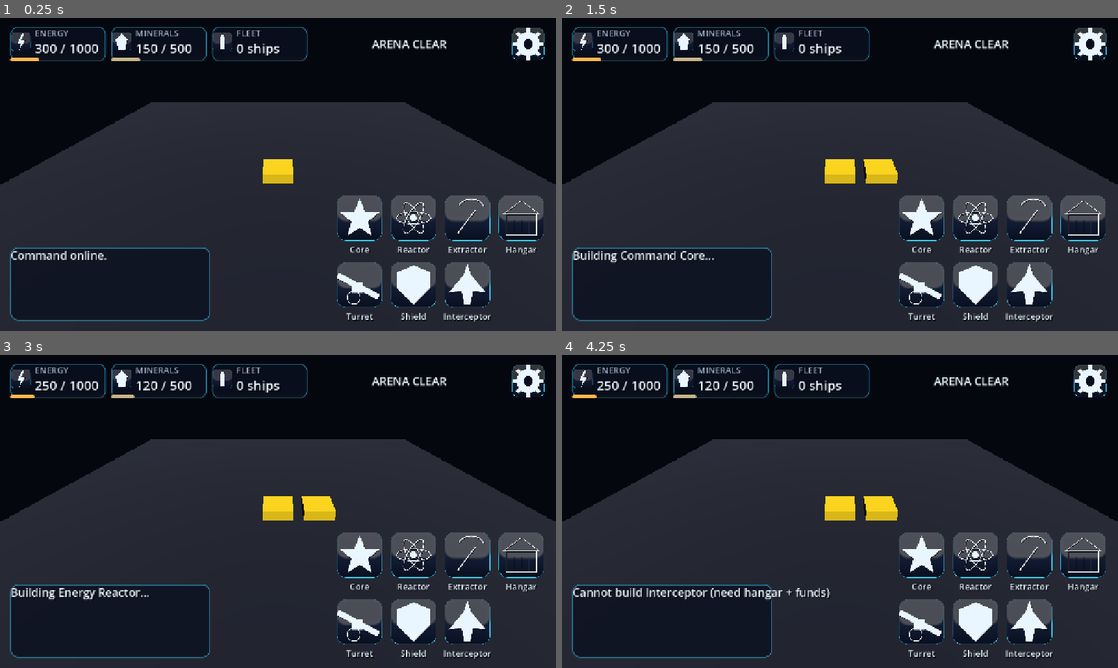
Above: before the commit, frames 1-4 (two rows, left to right).
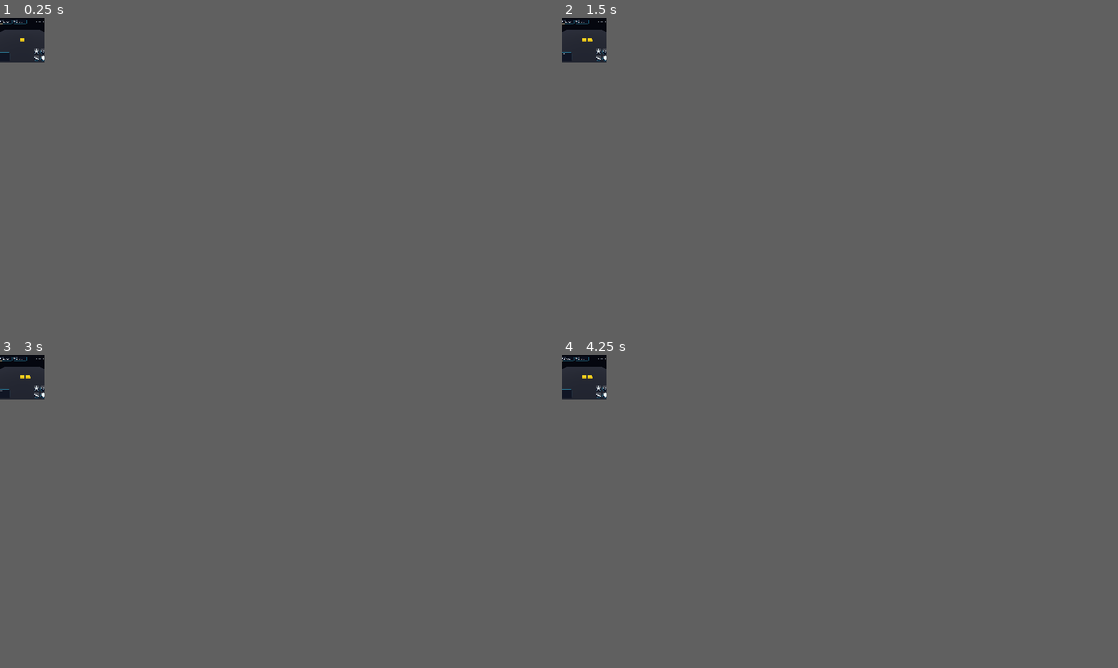
Above: after the commit, the same moments.

Repository: xam-eth/Last-Space
Game: Godot game, scene res://scenes/main.tscn
Two runs of this game, one before a commit and one after it. Both use one fixed random seed, a clock stepped at 60 frames per second and the inputs below.
Inputs (mouse positions are in pixels of both pictures, inside the frame that each line leads up to):
- Up to frame 1 (0.25 s): no input
- Up to frame 2 (1.5 s): click (1017, 249) at 0.52 s; click (923, 218) at 1.27 s
- Up to frame 3 (3 s): click (544, 586) at 2.02 s; click (411, 555) at 2.77 s
- Up to frame 4 (4.25 s): click (1017, 636) at 3.52 s
In our replay, the window is 800x450 before the commit and 64x64 after it. These sizes can differ from the game's own. Grey fills any space a smaller window leaves; there, only what the larger window draws over its background counts as a difference.

The runs differ from the first frame. In frame 1, 60% of the frame differs, in the area x 0-100%, y 0-100%; in frame 2, 60%; in frame 3, 60%; in frame 4, 60%.

Commit message:
fix(ui): mobile-first Android — viewport adaptif full screen, komponen design system dalam dp (48dp), loading screen landscape
Feedback ke-3 (berbasis riset standar Android, bukan asumsi — sitasi UI_UX_DESIGN.md §7 [13]-[18]):
- Resolusi: root viewport ADAPTIF (project.godot viewport_width/height=0 → viewport = window, full screen tanpa letterbox; VERIFIED dari source Godot 4.7.2 window.cpp:1328). Design canvas HUD tetap 1280×720 = 640×360dp @2x (screen referensi Android 360×640dp landscape 16:9); HUD di-scale uniform match-height (hud.gd _apply_design_frame, re-apply saat resize).
- Komponen (1px = 0,5dp): touch target aksi 96px = 48dp (Material min/optimal, sebelumnya 112px/56dp terlalu besar), GRID_GAP 16px = 8dp, chip 220×72 (36dp), info 420×140, toast 560×56, font 18–28px. Action grid ikon-only (label meng-inflate cell → dibuang; nama+biaya di tooltip). Komposisi grid 29% tinggi canvas (sebelumnya 41%).
- Loading screen: komposisi LANDSCAPE (bottom bar horizontal — brand kiri, progress kanan + persen); index.html + debug.html + style.css + loading.js; bg 5 JPG 1376×768 (16:9, PIL-verified).

Verifikasi: gate run_game_check.sh all → 4 suite PASS exit 0 (tests 190/0, e2e 36/0, game PASS, asset 11/0); HUD:LAYOUT @1280×720 (scale 1.000, cells 7/7 96×96) & @896×414 (viewport[896x414] scale[0.575] — full screen tanpa letterbox); loading landscape visual-verified; debug.html 56/56 PASS.

Co-authored-by: arena-agent <297053741+arena-agent@users.noreply.github.com>

Diff:
--- a/game/project.godot
+++ b/game/project.godot
@@ -10,12 +10,16 @@
 
 [display]
 
-; 16:9 full landscape MOBILE-FIRST (UI_UX_DESIGN.md §6): viewport 1280x720 —
-; design resolution mobile (teks/ikon terbaca jelas di ponsel; di 1920x1080
-; semua terlalu kecil secara fisik). Stretch canvas_items dengan aspect
-; "keep" -> selalu 16:9 full screen, letterbox di warna clear (dark space).
-window/size/viewport_width=1280
-window/size/viewport_height=720
+; Full landscape MOBILE-FIRST ANDROID (UI_UX_DESIGN.md §6, riset berbasis standar):
+; root viewport ADAPTIF = ukuran window aktual (viewport_width/height=0 ->
+; viewport = window, full screen TANPA letterbox; diverifikasi dari source Godot
+; 4.7.2 scene/main/window.cpp:1328 — content_scale_size 0 => final_size = size).
+; Resolusi DESAIN tetap 1280x720 (= 640x360dp @2x = screen referensi Android
+; 360x640dp landscape 16:9) — dipakai sebagai design canvas HUD (hud.gd scale
+; uniform match-height); kamera 3D mengikuti aspek window (lebih lebar = lebih
+; banyak arena terlihat, UI tetap di posisi desain yang sama secara fisik).
+window/size/viewport_width=0
+window/size/viewport_height=0
 window/stretch/mode="canvas_items"
 window/stretch/aspect="keep"
 
--- a/game/scripts/ui/hud.gd
+++ b/game/scripts/ui/hud.gd
@@ -1,11 +1,17 @@
 extends Control
-## HUD — head-up display mobile-first landscape 16:9 (UI_UX_DESIGN.md §2–§4).
+## HUD — head-up display mobile-first landscape ANDROID (UI_UX_DESIGN.md §2–§6).
 ## Semua komponen adalah OVERLAY di atas gameplay arena (center arena bersih).
 ##
-## Layout zone (kanvas 1280×720 — design resolution mobile-first 16:9,
-## semua ukuran konsisten — design tokens UI_UX_DESIGN.md §3):
+## Root viewport game ADAPTIF (project.godot viewport_width/height=0 → viewport
+## = window, full screen tanpa letterbox). HUD ini = DESIGN FRAME 1280×720
+## (= 640×360dp @2x = screen referensi Android 360×640dp landscape 16:9) yang
+## di-scale uniform (match height) ke window aktual — ukuran fisik komponen
+## sama di semua device. 1 design px = 0,5dp; semua token di bawah dalam dp
+## (standar Android/Material: touch target 48dp, grid 8dp — UI_UX_DESIGN.md §6).
+##
+## Layout zone (design canvas 1280×720, token UI_UX_DESIGN.md §3):
 ##   ┌──────────────────────────────────────────────────────┐
-##   │ TOP BAR: [Energy][Minerals][Fleet] | wave | menu(☰)  │  h=128, margin 32
+##   │ TOP BAR: [Energy][Minerals][Fleet] | wave | menu(☰)  │  h=96, margin 24
 ##   │------------------------------------------------------│
 ##   │                GAMEPLAY ARENA (center, clear)         │
 ##   │  [INFO PANEL]                          ┌──────────┐  │  bottom-left info
@@ -15,19 +21,23 @@
 ##   [TOAST: battle result / territory — top-center, auto-hide 5s]
 ##
 ## Aturan: UI read-only (nilai dari sistem, DATA_CONTRACTS.md §1); tombol
-## memanggil API sistem yang sama dengan gameplay. Touch target ≥ 112px
-## (mobile-first, lihat UI_UX_DESIGN.md §3 design tokens).
-
-# ---- design tokens (UI_UX_DESIGN.md §3, kanvas 1280×720 mobile-first) ----
-const MARGIN := 24          ## safe edge margin dalam canvas 16:9
-const TOP_BAR_H := 96       ## tinggi top bar
-const CHIP_W := 220         ## lebar resource chip
-const CHIP_H := 80          ## tinggi resource chip
-const BTN := 112            ## ukuran tombol aksi (touch target mobile: ~11mm ≈ 84pt)
-const GRID_GAP := 12        ## gap grid aksi
+## memanggil API sistem yang sama dengan gameplay. Touch target = 48dp (96px)
+## — minimum/optimal Material (UI_UX_DESIGN.md §6).
+
+# ---- design frame (UI_UX_DESIGN.md §6: 1280×720 = 640×360dp @2x) ----
+const DESIGN_W := 1280       ## lebar design canvas (px) = 640dp
+const DESIGN_H := 720       ## tinggi design canvas (px) = 360dp
+
+# ---- design tokens (UI_UX_DESIGN.md §3, dalam dp; px = dp × 2) ----
+const MARGIN := 24          ## safe edge margin (12dp)
+const TOP_BAR_H := 96       ## tinggi top bar (48dp)
+const CHIP_W := 220         ## lebar resource chip (110dp)
+const CHIP_H := 72          ## tinggi resource chip (36dp — Material chip 32–40dp)
+const BTN := 96             ## tombol aksi (48dp — touch target minimum/optimal)
+const GRID_GAP := 16        ## gap grid aksi (8dp — Material 8pt grid)
 const GRID_COLS := 4        ## kolom action grid
-const INFO_W := 460         ## lebar info panel (kiri-bawah)
-const INFO_H := 168         ## tinggi info panel
+const INFO_W := 420         ## lebar info panel (210dp)
+const INFO_H := 140         ## tinggi info panel (70dp)
 const ICONS_JSON := "res://assets/ui/icons.json"  ## runtime: ikon embedded base64 (wasm tanpa loader .png)
 
 # palet (UI_UX_DESIGN.md §3.1)
@@ -58,17 +68,6 @@
 var _afford_timer := 0.0
 var _toast_hide_at := 0  ## Time.get_ticks_msec() — auto-hide toast
 
-# id bangunan/kapal → nama pendek label (mobile-first; nama lengkap di tooltip)
-var _short_map := {
-	&"command_core": "Core",
-	&"energy_reactor": "Reactor",
-	&"mineral_extractor": "Extractor",
-	&"fighter_hangar": "Hangar",
-	&"laser_turret": "Turret",
-	&"shield_generator": "Shield",
-	&"shp_001_interceptor": "Interceptor",
-}
-
 # id bangunan/kapal → ikon (icon design system, UI_UX_DESIGN.md §5)
 var _icon_map := {
 	&"command_core": "command",
@@ -83,6 +82,7 @@
 
 func _ready() -> void:
 	mouse_filter = Control.MOUSE_FILTER_IGNORE  ## root tidak blok arena
+	_apply_design_frame()  ## design frame 1280×720, scale uniform match-height
 	_build_top_bar()
 	_build_action_grid()
 	_build_info_panel()
@@ -91,15 +91,35 @@
 	EventBus.combat_finished.connect(_on_combat_finished)
 	EventBus.wave_incoming.connect(_on_wave_incoming)
 	EventBus.territory_unlocked.connect(_on_territory_unlocked)
+	get_viewport().size_changed.connect(_apply_design_frame)  ## resize/rotasi
 	_refresh()
-	QaMarkers.marker("HUD", "READY", {"layout": "mobile_landscape_16x9"})
+	QaMarkers.marker("HUD", "READY", {"layout": "mobile_landscape_android_adaptive"})
 	await get_tree().process_frame  ## tunggu layout container selesai
 	_dump_layout()
 
 
+func _apply_design_frame() -> void:
+	## Design frame adaptif (mobile-first Android, full screen): root viewport =
+	## ukuran window aktual (project.godot viewport 0×0). HUD di-scale uniform
+	## match-height dari design canvas 1280×720 (= 640×360dp) lalu di-center
+	## horizontal — ukuran fisik komponen sama di semua device, arena 3D full
+	## screen di belakangnya (UI_UX_DESIGN.md §6).
+	var vp := get_viewport().get_visible_rect().size
+	if vp.y <= 0:
+		return
+	var s := vp.y / float(DESIGN_H)
+	set_anchors_preset(Control.PRESET_TOP_LEFT)  ## lepas full-rect anchor
+	size = Vector2(DESIGN_W, DESIGN_H)
+	scale = Vector2(s, s)
+	position = Vector2((vp.x - DESIGN_W * s) * 0.5, 0.0)
+
+
 func _dump_layout() -> void:
 	## Dump rect aktual semua zona HUD (data nyata untuk verifikasi layout).
+	var vp := get_viewport().get_visible_rect().size
 	var parts: Array[String] = []
+	parts.append("viewport[%.0fx%.0f]" % [vp.x, vp.y])
+	parts.append("scale[%.3f]" % scale.x)
 	for c in get_children():
 		if c is Control:
 			var r := (c as Control).get_global_rect()
@@ -150,7 +170,7 @@
 
 	# tengah: indikator wave (ancaman) — center top = fokus informasi
 	_wave_label = Label.new()
-	_wave_label.label_settings = _ls(26, C_TEXT)
+	_wave_label.label_settings = _ls(24, C_TEXT)
 	_wave_label.horizontal_alignment = HORIZONTAL_ALIGNMENT_CENTER
 	_wave_label.size_flags_horizontal = Control.SIZE_EXPAND_FILL
 	_wave_label.text = "ARENA CLEAR"
@@ -189,8 +209,8 @@
 	row.add_theme_constant_override("separation", 8)
 	vbox.add_child(row)
 	var icon := TextureRect.new()
-	icon.custom_minimum_size = Vector2(48, 48)
-	icon.ignore_texture_size = true  ## min size = 56 (bukan ukuran tekstur 256)
+	icon.custom_minimum_size = Vector2(40, 40)
+	icon.ignore_texture_size = true  ## min size = 40 (bukan ukuran tekstur 256)
 	icon.texture = _load_icon(icon_id)
 	icon.stretch_mode = TextureRect.STRETCH_KEEP_ASPECT_CENTERED
 	icon.mouse_filter = Control.MOUSE_FILTER_IGNORE
@@ -200,14 +220,14 @@
 	texts.add_theme_constant_override("separation", 0)
 	row.add_child(texts)
 	var cap := Label.new()
-	cap.label_settings = _ls(20, C_MUTED)
+	cap.label_settings = _ls(18, C_MUTED)
 	cap.text = label_text
 	texts.add_child(cap)
 	var value := Label.new()
-	value.label_settings = _ls(30, C_TEXT)
+	value.label_settings = _ls(28, C_TEXT)
 	texts.add_child(value)
 	var bar := ProgressBar.new()
-	bar.custom_minimum_size = Vector2(0, 8)
+	bar.custom_minimum_size = Vector2(0, 6)
 	bar.max_value = 100.0
 	bar.show_percentage = false
 	var bg_style := StyleBoxFlat.new()
@@ -233,9 +253,8 @@
 	grid.add_theme_constant_override("v_separation", GRID_GAP)
 	grid.set_anchors_preset(Control.PRESET_BOTTOM_RIGHT)
 	var grid_w := GRID_COLS * BTN + (GRID_COLS - 1) * GRID_GAP
-	var cell_h := BTN + 28  ## tombol 112 + separation 2 + label ~26
 	var rows := 2
-	var grid_h := rows * cell_h + (rows - 1) * GRID_GAP
+	var grid_h := rows * BTN + (rows - 1) * GRID_GAP  ## cell = BTN (ikon only, 48dp)
 	grid.offset_left = -(grid_w + MARGIN)
 	grid.offset_top = -(grid_h + MARGIN)
 	grid.offset_right = -MARGIN
@@ -252,31 +271,24 @@
 	actions.append(&"shp_001_interceptor")  ## aksi kapal selalu ada
 
 	for id in actions:
-		var cell := VBoxContainer.new()
-		cell.add_theme_constant_override("separation", 2)
+		var cell := Control.new()  ## cell = BTN×BTN, ikon only (48dp) — lihat UI_UX_DESIGN.md §4
+		cell.custom_minimum_size = Vector2(BTN, BTN)
 		var btn := TextureButton.new()
-		btn.custom_minimum_size = Vector2(BTN, BTN)
-		btn.ignore_texture_size = true  ## min size = 112 (bukan ukuran tekstur 256)
+		btn.set_anchors_preset(Control.PRESET_FULL_RECT)
+		btn.ignore_texture_size = true  ## min size = 96 (bukan ukuran tekstur 256)
 		btn.stretch_mode = TextureButton.STRETCH_KEEP_ASPECT_CENTERED
 		btn.texture_normal = _load_icon(_icon_for(id))
 		var def := GameData.get_building_def(id)
 		if def != null:
-			btn.tooltip_text = "%s — E%d M%d" % [def.display_name,
+			btn.tooltip_text = "%s — E%d M%d — tap untuk membangun" % [def.display_name,
 				int(def.base_cost.get("energy", 0)), int(def.base_cost.get("minerals", 0))]
 			btn.pressed.connect(_on_build_pressed.bind(id))
 		else:
-			btn.tooltip_text = "Build Interceptor"
+			btn.tooltip_text = "Interceptor — tap untuk membangun"
 			btn.pressed.connect(_on_ship_pressed)
 		cell.add_child(btn)
-		var lbl := Label.new()
-		lbl.label_settings = _ls(20, C_TEXT)
-		lbl.horizontal_alignment = HORIZONTAL_ALIGNMENT_CENTER
-		lbl.autowrap_mode = TextServer.AUTOWRAP_WORD_SMART
-		lbl.custom_maximum_size = Vector2(BTN, 1000.0)  ## label ≤ lebar tombol
-		lbl.text = _short_name(id)
-		cell.add_child(lbl)
 		grid.add_child(cell)
-		_action_buttons[id] = {"btn": btn, "label": lbl}
+		_action_buttons[id] = {"btn": btn}
 
 
 # -------------------------------------------------------- info panel ----
@@ -304,11 +316,11 @@
 	vbox.add_theme_constant_override("separation", 8)
 	panel.add_child(vbox)
 	_status_label = Label.new()
-	_status_label.label_settings = _ls(26, C_TEXT)
+	_status_label.label_settings = _ls(24, C_TEXT)
 	_status_label.text = "Command online."
 	vbox.add_child(_status_label)
 	var result := Label.new()
-	result.label_settings = _ls(30, C_ACCENT)
+	result.label_settings = _ls(26, C_ACCENT)
 	result.name = "ResultLabel"
 	vbox.add_child(result)
 
@@ -320,11 +332,11 @@
 	_toast_panel.name = "Toast"
 	_toast_panel.anchor_left = 0.5
 	_toast_panel.anchor_right = 0.5
-	_toast_panel.offset_left = -320
-	_toast_panel.offset_right = 320
+	_toast_panel.offset_left = -280
+	_toast_panel.offset_right = 280
 	_toast_panel.offset_top = 12 + TOP_BAR_H + 12
-	_toast_panel.offset_bottom = 12 + TOP_BAR_H + 12 + 64
-	_toast_panel.custom_minimum_size = Vector2(640, 64)
+	_toast_panel.offset_bottom = 12 + TOP_BAR_H + 12 + 56
+	_toast_panel.custom_minimum_size = Vector2(560, 56)
 	var style := StyleBoxFlat.new()
 	style.bg_color = Color(0.043, 0.063, 0.125, 0.92)
 	style.set_corner_radius_all(14)
@@ -336,7 +348,7 @@
 	_toast_panel.visible = false
 	add_child(_toast_panel)
 	_toast_label = Label.new()
-	_toast_label.label_settings = _ls(30, C_TEXT)
+	_toast_label.label_settings = _ls(26, C_TEXT)
 	_toast_label.horizontal_alignment = HORIZONTAL_ALIGNMENT_CENTER
 	_toast_label.vertical_alignment = VERTICAL_ALIGNMENT_CENTER
 	_toast_label.set_anchors_preset(Control.PRESET_FULL_RECT)
@@ -391,8 +403,6 @@
 	return tex
 
 
-func _short_name(id: StringName) -> String:
-	return _short_map.get(id, String(id))
 
 
 func _refresh() -> void:
@@ -414,7 +424,6 @@
 	for id in _action_buttons.keys():
 		var entry: Dictionary = _action_buttons[id]
 		var btn := entry["btn"] as TextureButton
-		var lbl := entry["label"] as Label
 		var def := GameData.get_building_def(id)
 		var affordable := true
 		if def != null:
@@ -425,10 +434,8 @@
 				affordable = Economy.can_afford(ship_def.cost)
 		if affordable:
 			btn.modulate = Color(1, 1, 1, 1)
-			lbl.label_settings.font_color = C_TEXT
 		else:
 			btn.modulate = C_DIM
-			lbl.label_settings.font_color = C_MUTED
 
 
 func _show_toast(text: String, color: Color) -> void:
Not shown, changed: PROJECT_STATUS.md
Not shown, changed: README.md
Not shown, changed: UI_UX_DESIGN.md
Not shown, changed: assets/ui/loading/bg_01_nebula_fleet.jpg
Not shown, changed: assets/ui/loading/bg_02_battle_station.jpg
Not shown, changed: assets/ui/loading/bg_03_alien_fleet.jpg
Not shown, changed: assets/ui/loading/bg_04_space_battle.jpg
Not shown, changed: assets/ui/loading/bg_05_asteroid_planet.jpg
Not shown, changed: debug.html
Not shown, changed: debug/loading.js
Not shown, changed: debug/style.css
Not shown, changed: index.html
(and 1 more such lines)
